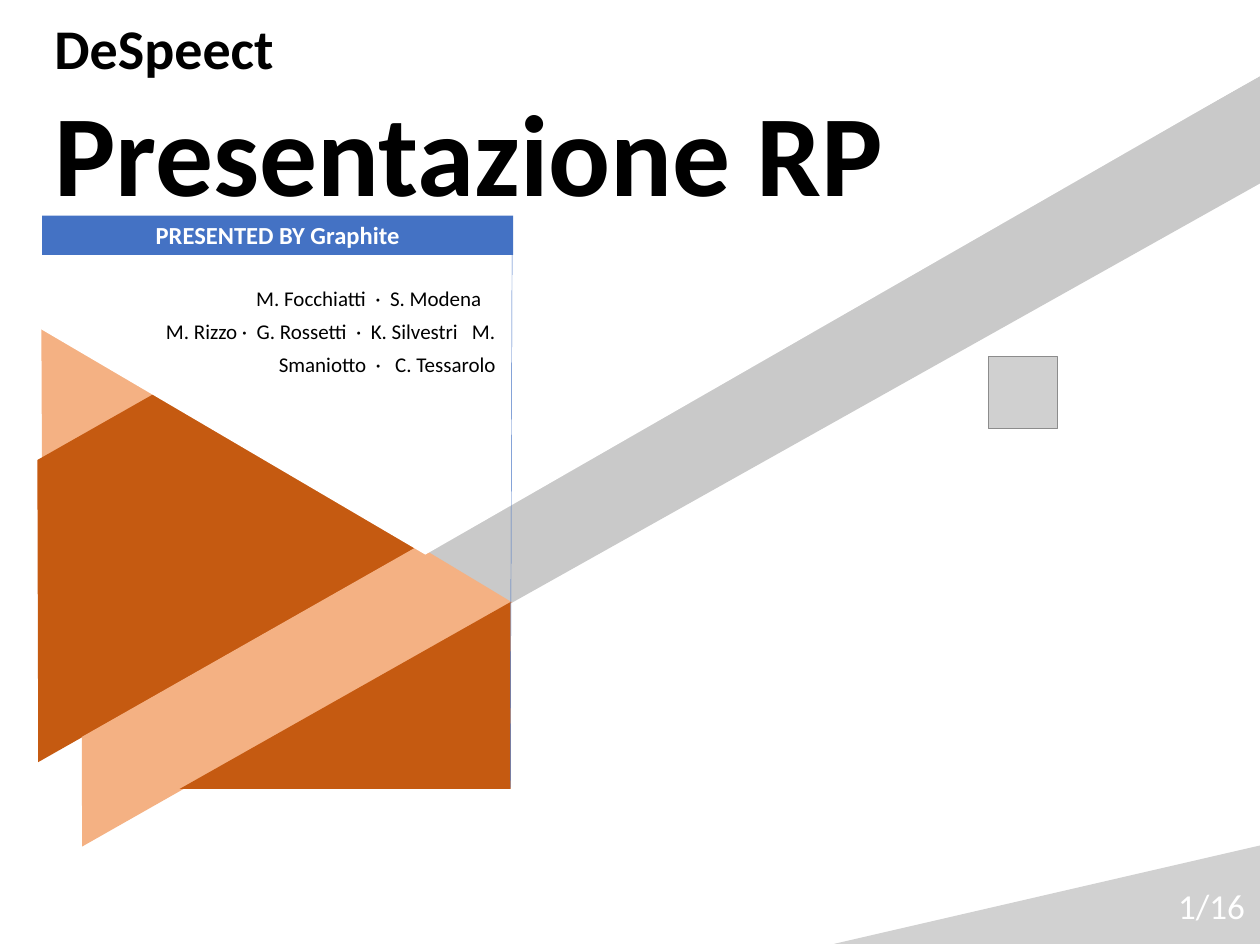
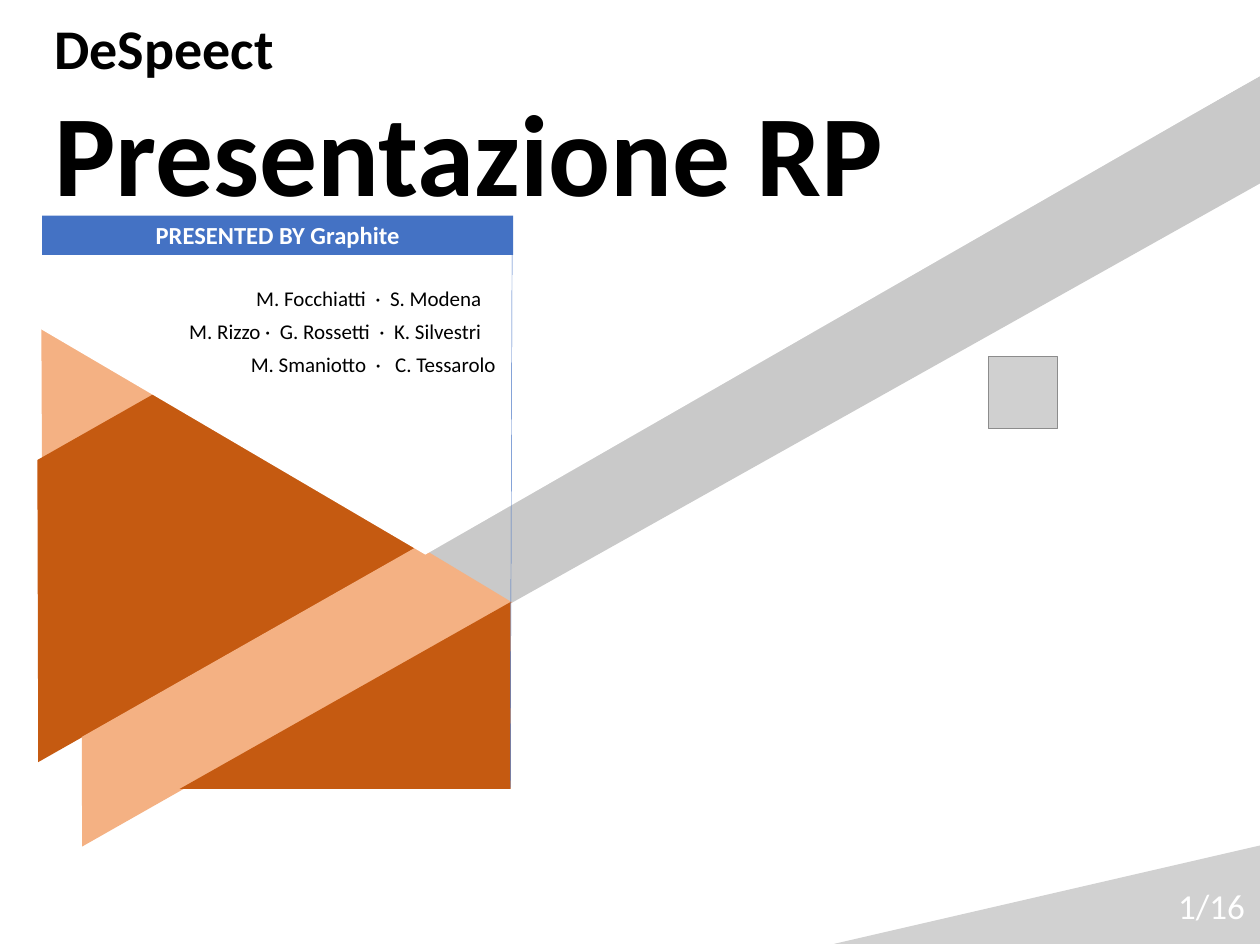
Before and after one commit to Italiaracerx/progettoSWE, a slide deck: slide 1 of Presentazioni/DEF Presentazione RP 19-03-2018.pptx. Drawn at 1260x945 pixels with LibreOffice and Linux fonts; fonts in the diff are those of the drawing; grey boxes stand for pictures; background and template pictures are left out. Boxes give left, top, right and bottom in pixels: in the first picture for what was removed or moved away, otherwise in the second. Text is boxed around its words. In the diff, an @@ line names an element or a change of style, - is before the commit and + after.

```diff
--- a/Presentazioni/DEF Presentazione RP 19-03-2018.pptx
+++ b/Presentazioni/DEF Presentazione RP 19-03-2018.pptx
@@ text at bbox=[189, 324, 495, 372]: text changed @@
-M. Rizzo · G. Rossetti · K. Silvestri M. Smaniotto · C. Tessarolo
+M. Rizzo · G. Rossetti · K. Silvestri
+M. Smaniotto · C. Tessarolo
```
Also in this commit, not shown: 1 other slide changed.
